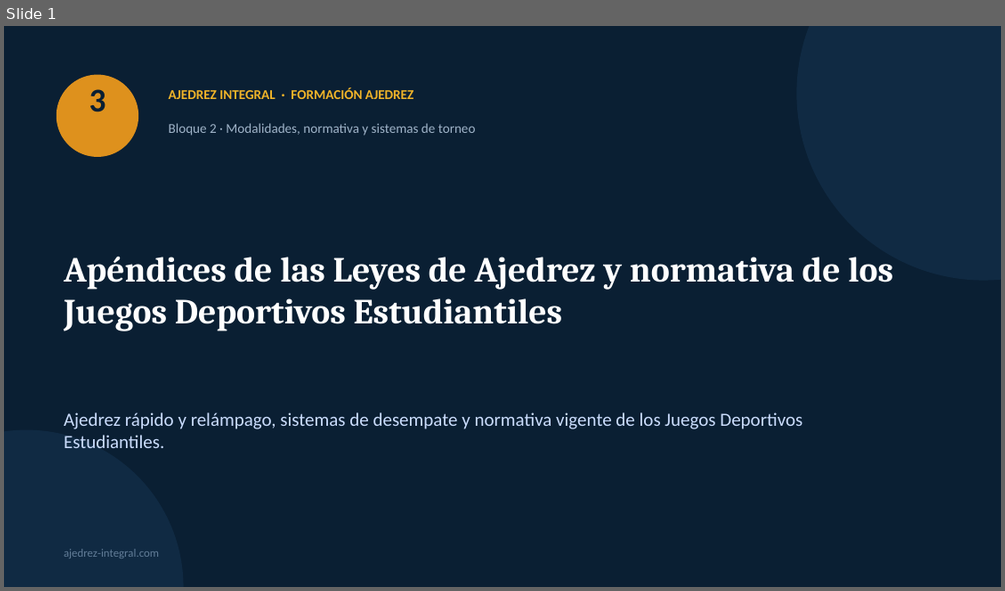
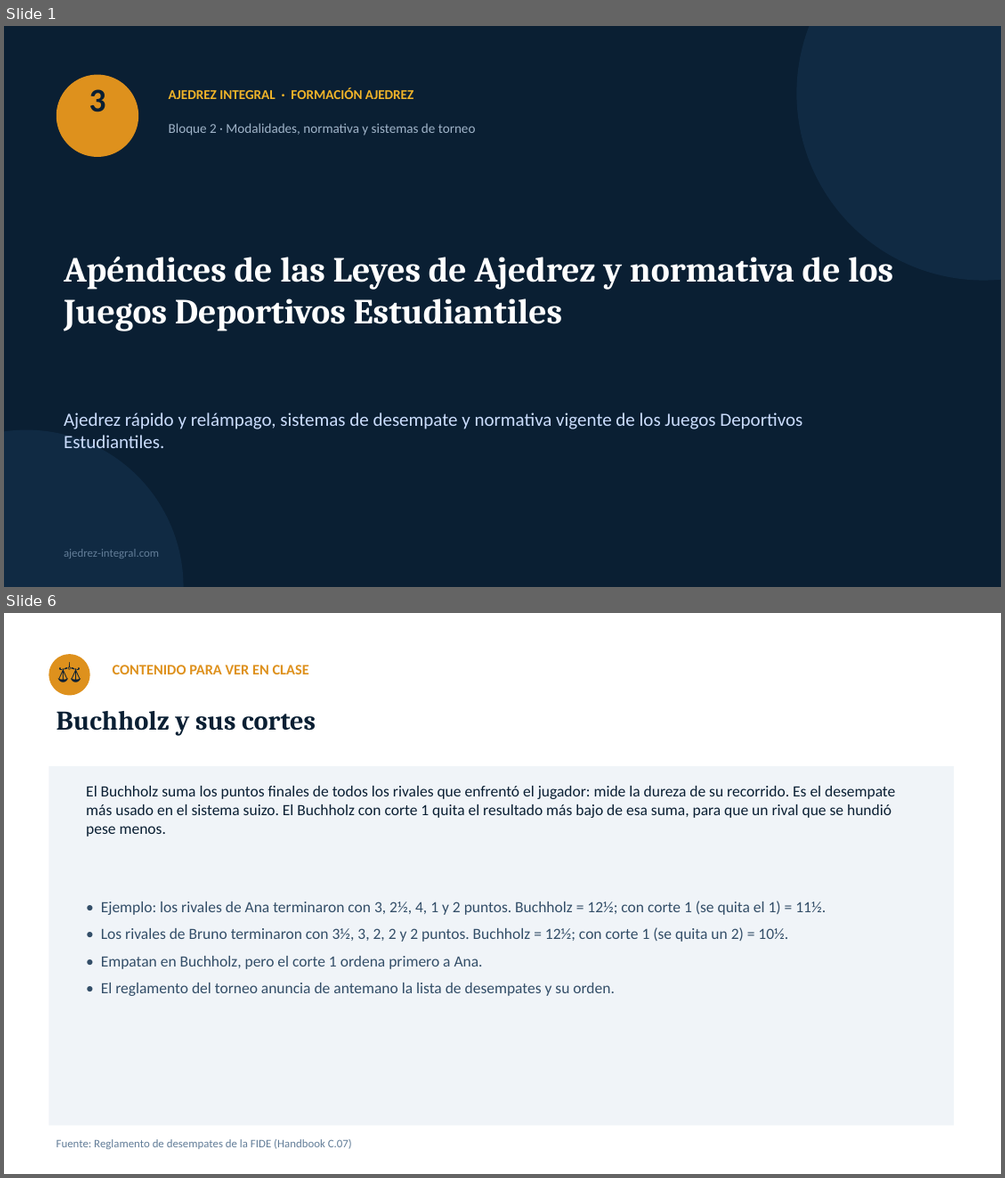
Before and after one commit to GMpupilo2026/Pagina-Completa, a slide deck: cursos/recursos/formacion-ajedrez/03-apendices-y-normativa-jde.pptx. Shown one above the other, each under a label of ours: slide 1 before the commit, slides 1 and 6 after it; the slides between them are not shown. The pictures are 1005x591 and 1005x1178 pixels, drawn with LibreOffice and Linux fonts; fonts in the diff are those of the drawing. Boxes give left, top, right and bottom in pixels: in the first picture for what was removed or moved away, otherwise in the second. Text is boxed around its words. In the diff, an @@ line names an element or a change of style, - is before the commit and + after.

```diff
--- a/cursos/recursos/formacion-ajedrez/03-apendices-y-normativa-jde.pptx
+++ b/cursos/recursos/formacion-ajedrez/03-apendices-y-normativa-jde.pptx
@@ slide 6 added at (4,613,1001,1174), background #FFFFFF @@
@@ ellipse added at (48,654,90,695), fill #DE911D @@
@@ text added at (48,654,90,695), 20 pt, text #0A1F33 @@
+⚖
@@ text added at (113,665,309,674), 14 pt, text #DE911D, bold @@
+CONTENIDO PARA VER EN CLASE
@@ text added at (57,711,316,735), 26 pt, text #0A1F33, bold @@
+Buchholz y sus cortes
@@ rectangle added at (48,766,954,1126), fill #F0F4F8 @@
@@ text added at (86,786,895,836), 15 pt, text #0A1F33 @@
+El Buchholz suma los puntos finales de todos los rivales que enfrentó el jugador: mide la dureza de su recorrido. Es el desempate más usado en el sistema suizo. El Buchholz con corte 1 quita el resultado más bajo de esa suma, para que un rival que se hundió pese menos.
@@ text added at (101,900,825,996), 15 pt, text #334E68 @@
+• Ejemplo: los rivales de Ana terminaron con 3, 2½, 4, 1 y 2 puntos. Buchholz = 12½; con corte 1 (se quita el 1) = 11½.
+• Los rivales de Bruno terminaron con 3½, 3, 2, 2 y 2 puntos. Buchholz = 12½; con corte 1 (se quita un 2) = 10½.
+• Empatan en Buchholz, pero el corte 1 ordena primero a Ana.
+• El reglamento del torneo anuncia de antemano la lista de desempates y su orden.
@@ text added at (57,1139,352,1149), 11 pt, text #627D98 @@
+Fuente: Reglamento de desempates de la FIDE (Handbook C.07)
```
Also in this commit, not shown: 2 slides changed, 16 other slides added, 1 slide removed, 28 other files.
